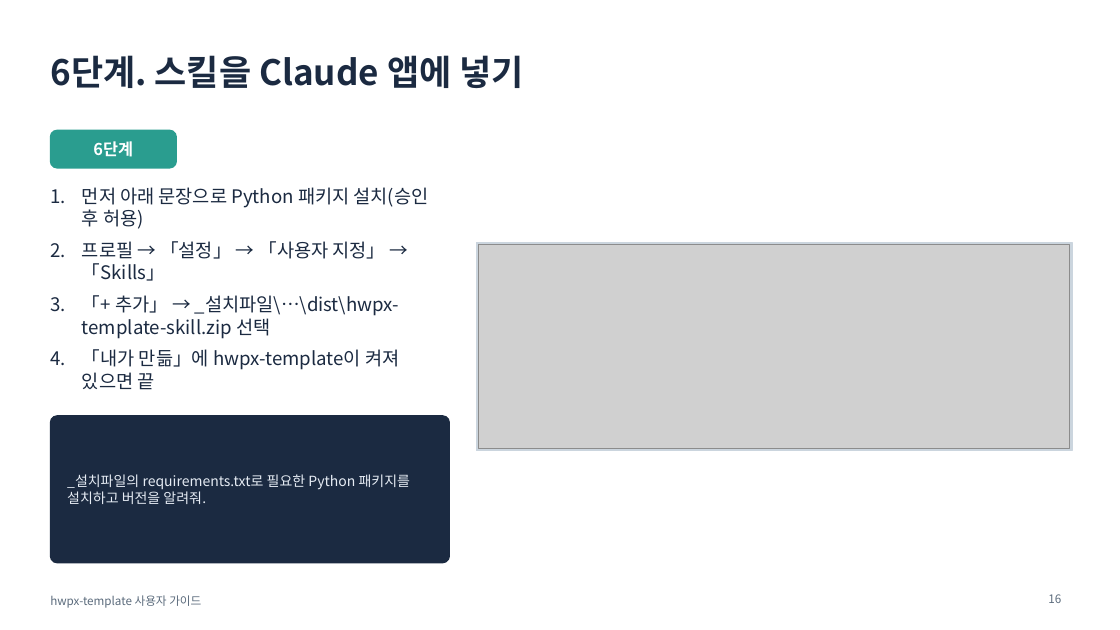
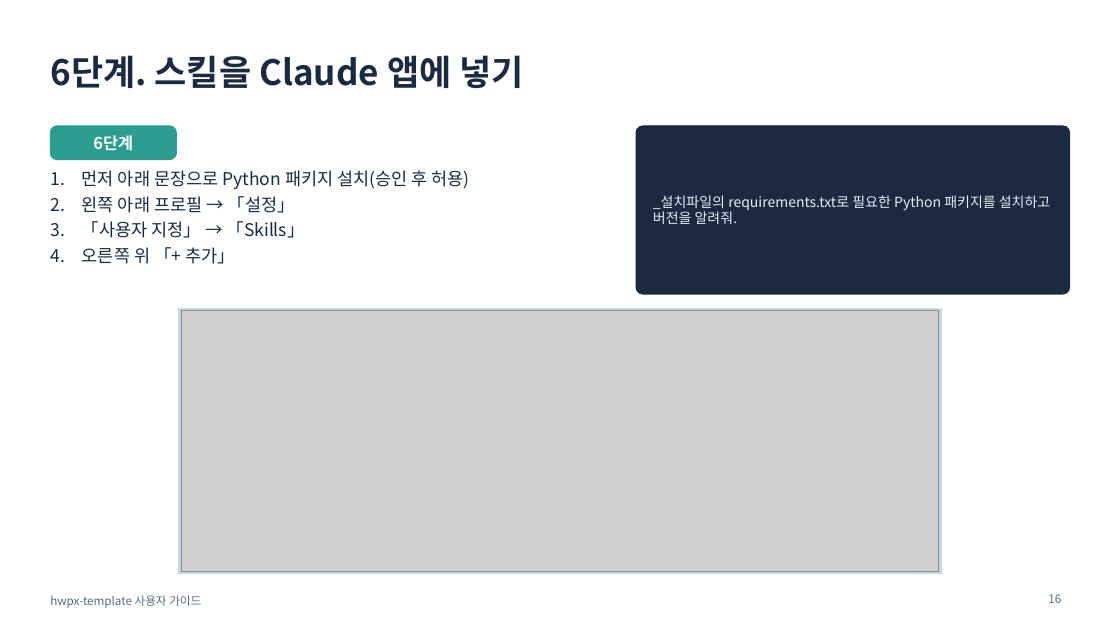
Before and after one commit to emilyJ7/hwpx-template-public, a slide deck: slide 16 of docs/사용자가이드.pptx. Drawn at 1120x630 pixels with LibreOffice and Linux fonts; fonts in the diff are those of the drawing; grey boxes stand for pictures. Boxes give left, top, right and bottom in pixels: in the first picture for what was removed or moved away, otherwise in the second. Text is boxed around its words. In the diff, an @@ line names an element or a change of style, - is before the commit and + after.

```diff
--- a/docs/사용자가이드.pptx
+++ b/docs/사용자가이드.pptx
@@ text "6단계": place and size @@
-text "6단계" at <box>93,141,133,157</box>
+text "6단계" at <box>93,135,133,151</box>
@@ rounded rectangle: place and size @@
-rounded rectangle at <box>50,130,176,168</box>
+rounded rectangle at <box>50,126,176,160</box>
@@ rounded rectangle at <box>50,126,176,160</box>: proportions changed @@
@@ rounded rectangle at <box>636,126,1070,294</box>: proportions changed @@
@@ rounded rectangle: place and size @@
-rounded rectangle at <box>50,416,450,563</box>
+rounded rectangle at <box>636,126,1070,294</box>
@@ text "_설치파일의 requirements.txt로 필요한 Python 패키지를 ..." rewrapped from <box>67,474,410,504</box> to <box>653,195,1050,224</box> @@
@@ text "먼저 아래 문장으로 Python 패키지 ...": place and size @@
-text "먼저 아래 문장으로 Python 패키지 ..." at <box>82,187,429,390</box>
+text "먼저 아래 문장으로 Python 패키지 ..." at <box>82,170,469,264</box>
@@ text at <box>82,170,469,189</box>: size 16 to 15 pt in "먼저 아래 문장으로 Python 패키지 설치(승인 후 ..."; less space between paragraphs @@
@@ text at <box>82,196,305,264</box>: text changed; size 16 to 15 pt @@
-2. 프로필 → 「설정」 → 「사용자 지정」 → 「Skills」
-3. 「+ 추가」 → _설치파일\…\dist\hwpx-template-skill.zip 선택
-4. 「내가 만듦」에 hwpx-template이 켜져 있으면 끝
+2. 왼쪽 아래 프로필 → 「설정」
+3. 「사용자 지정」 → 「Skills」
+4. 오른쪽 위 「+ 추가」
@@ rectangle: place and size @@
-rectangle at <box>476,243,1072,451</box>
+rectangle at <box>179,308,941,574</box>
@@ picture: place and size @@
-picture at <box>479,245,1070,449</box>
+picture at <box>181,311,939,571</box>
```
Also in this commit, not shown: 2 other slides changed, 1 slide added, 8 other files.
